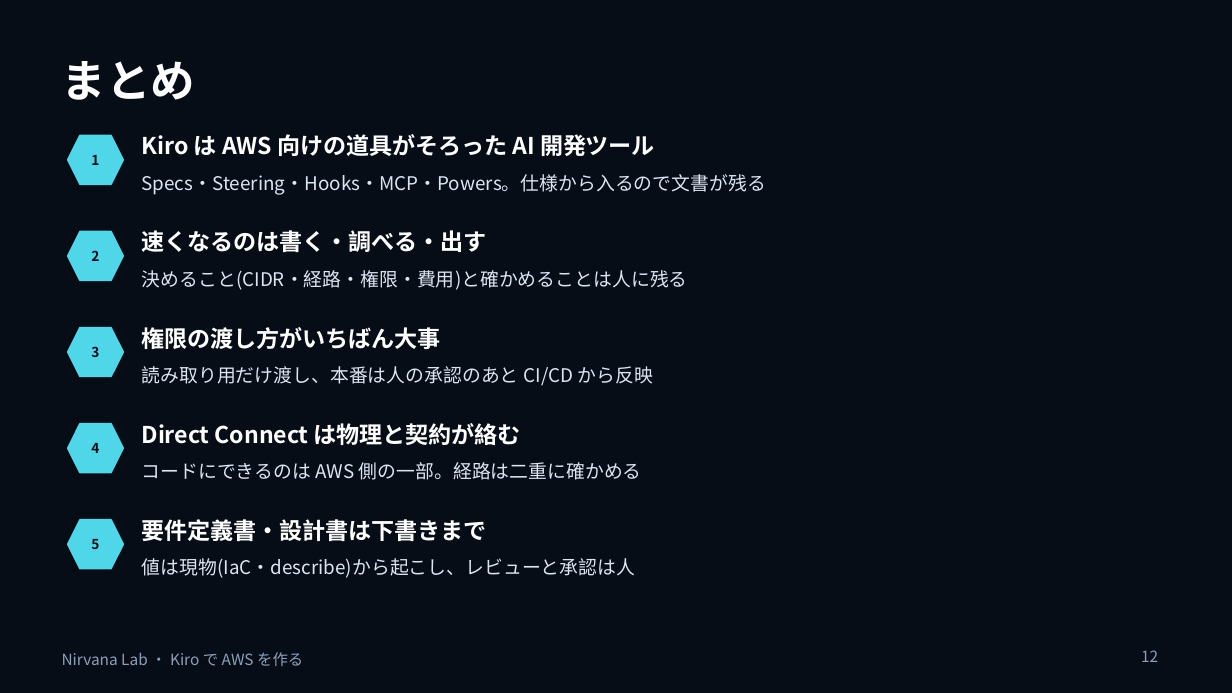
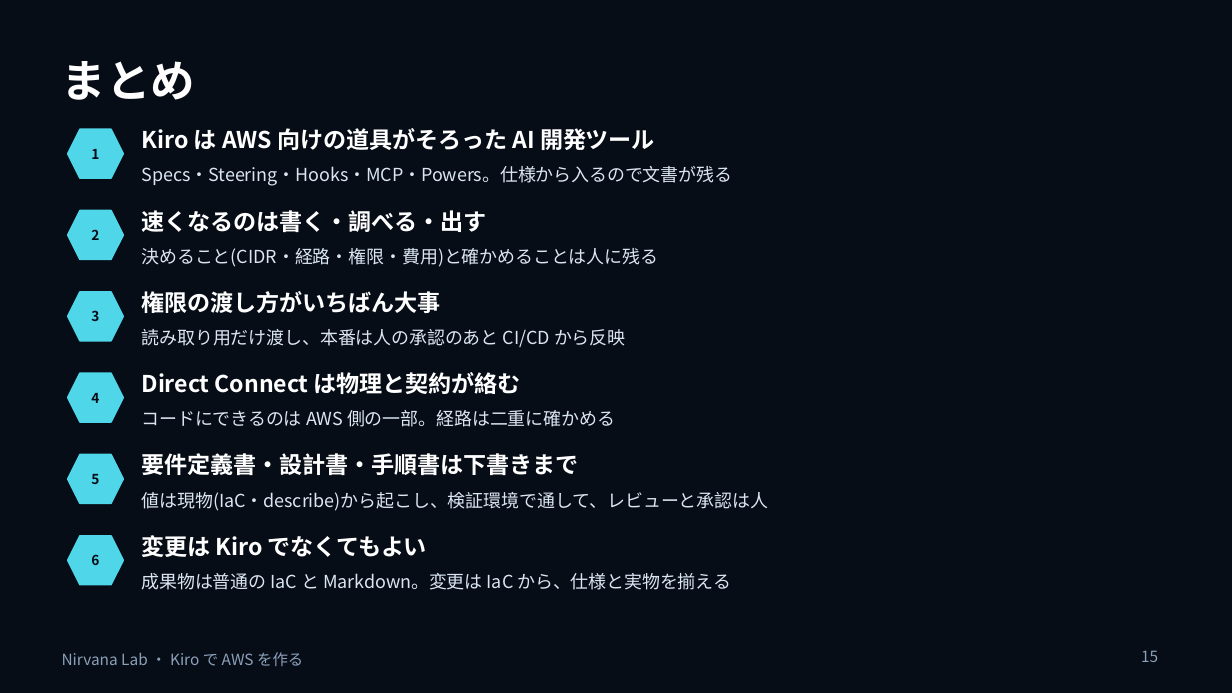
Before and after one commit to w-index-m/nirvana-lab, a slide deck: slide 15 of docs/ai-driven-dev-kiro.pptx (slide 12 before the commit). Drawn at 1232x693 pixels with LibreOffice and Linux fonts; fonts in the diff are those of the drawing. Boxes give left, top, right and bottom in pixels: in the first picture for what was removed or moved away, otherwise in the second. Text is boxed around its words. In the diff, an @@ line names an element or a change of style, - is before the commit and + after.

```diff
--- a/docs/ai-driven-dev-kiro.pptx
+++ b/docs/ai-driven-dev-kiro.pptx
@@ 2 texts, 1 hexagon: place and size @@
-2 texts, 1 hexagon at <box>68,134,655,185</box>
+2 texts, 1 hexagon at <box>68,128,655,179</box>
@@ text "Specs・Steering・Hooks・MCP・Powers。仕様から入るので文書が残る": place and size @@
-text "Specs・Steering・Hooks・MCP・Powers。仕様から入るので文書が残る" at <box>142,174,766,195</box>
+text "Specs・Steering・Hooks・MCP・Powers。仕様から入るので文書が残る" at <box>142,166,733,186</box>
@@ 3 texts, 1 hexagon: place and size @@
-3 texts, 1 hexagon at <box>68,230,688,290</box>
+3 texts, 1 hexagon at <box>68,210,659,267</box>
@@ 2 texts, 1 hexagon: place and size @@
-2 texts, 1 hexagon at <box>68,327,441,377</box>
+2 texts, 1 hexagon at <box>68,291,441,341</box>
@@ text "読み取り用だけ渡し、本番は人の承認のあと CI/CD から反映": place and size @@
-text "読み取り用だけ渡し、本番は人の承認のあと CI/CD から反映" at <box>142,366,653,386</box>
+text "読み取り用だけ渡し、本番は人の承認のあと CI/CD から反映" at <box>142,329,625,347</box>
@@ 2 texts, 1 hexagon: place and size @@
-2 texts, 1 hexagon at <box>68,423,521,473</box>
+2 texts, 1 hexagon at <box>68,372,521,423</box>
@@ size 11 to 10.5 pt in 4 elements at <box>142,166,733,186</box>, <box>142,248,659,267</box>, <box>142,329,625,347</box>, <box>142,410,615,427</box> @@
@@ text "コードにできるのは AWS 側の一部。経路は二重に確かめる": place and size @@
-text "コードにできるのは AWS 側の一部。経路は二重に確かめる" at <box>142,462,642,480</box>
+text "コードにできるのは AWS 側の一部。経路は二重に確かめる" at <box>142,410,615,427</box>
@@ text "5": place and size @@
-text "5" at <box>91,539,99,549</box>
+text "5" at <box>91,474,99,484</box>
@@ hexagon: place and size @@
-hexagon at <box>68,520,123,569</box>
+hexagon at <box>68,455,123,504</box>
@@ text at <box>142,453,579,475</box>: text changed @@
-要件定義書・設計書は下書きまで
+要件定義書・設計書・手順書は下書きまで
@@ text at <box>142,492,769,511</box>: text changed; size 11 to 10.5 pt @@
-値は現物(IaC・describe)から起こし、レビューと承認は人
+値は現物(IaC・describe)から起こし、検証環境で通して、レビューと承認は人
@@ hexagon added at <box>68,536,123,585</box>, fill #4FD6E8, outline #4FD6E8 1 pt @@
@@ text added at <box>142,535,427,557</box>, 13.5 pt, text #FFFFFF, bold @@
+変更は Kiro でなくてもよい
@@ text added at <box>91,554,99,565</box>, 8 pt, text #070D17, bold @@
+6
@@ text added at <box>142,573,731,590</box>, 10.5 pt, text #DBE6F3 @@
+成果物は普通の IaC と Markdown。変更は IaC から、仕様と実物を揃える
@@ page number at <box>1141,650,1158,662</box>: text changed @@
-12
+15
```
Also in this commit, not shown: 1 other slide changed, 3 slides added, 3 other files.
